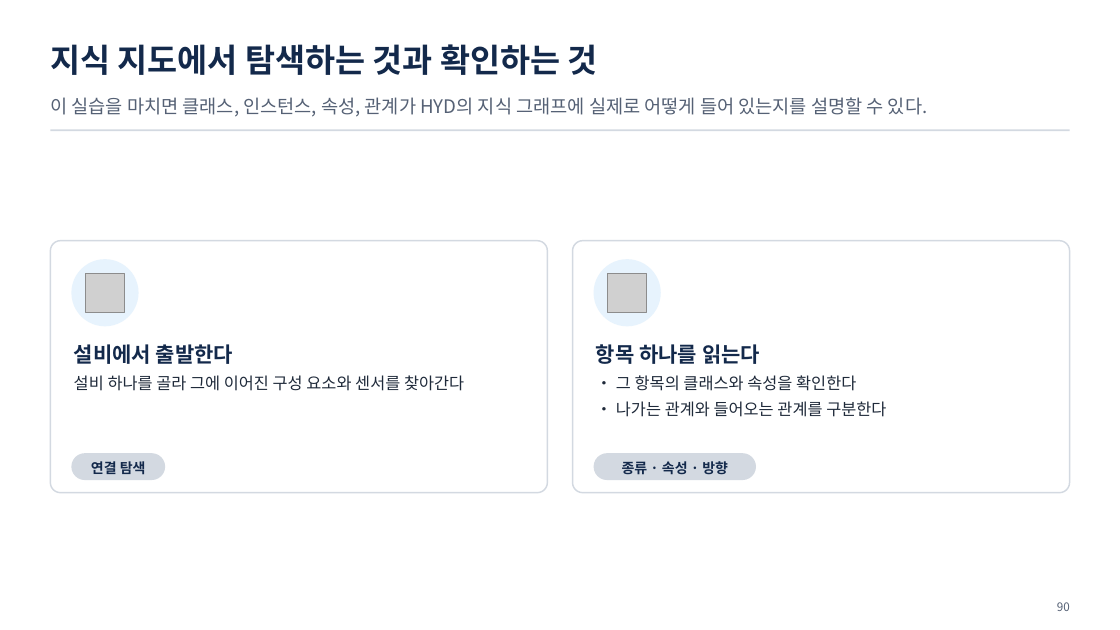
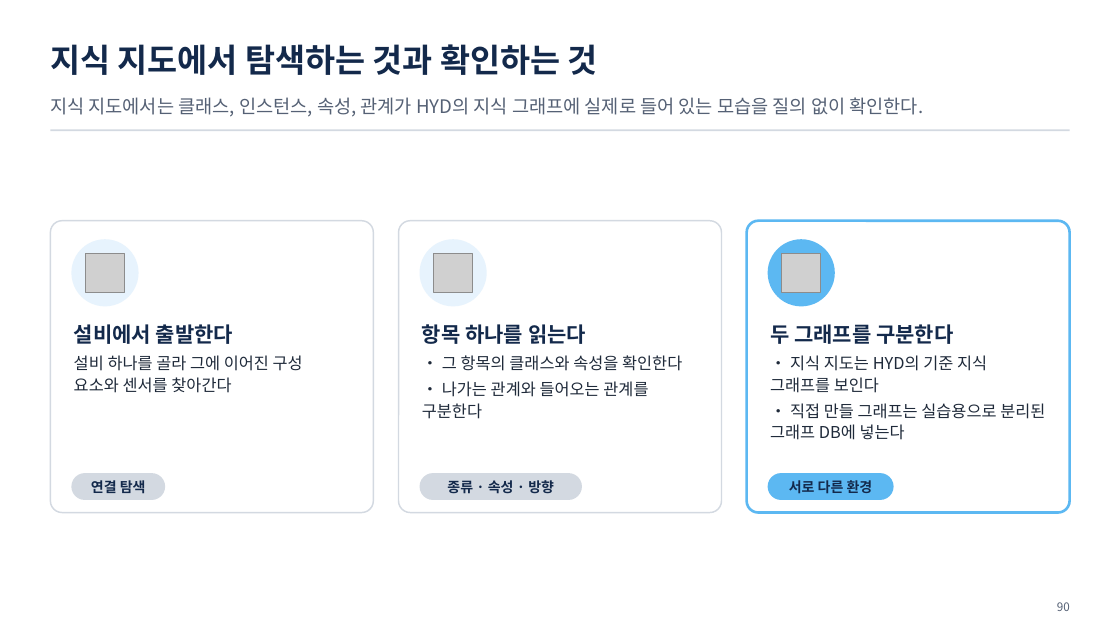
Before and after one commit to uengine-oss/hyd-iot-edu, a slide deck: slide 90 of docs/교재/통합반/02일차/통합반_02일차.pptx. Drawn at 1120x630 pixels with LibreOffice and Linux fonts; fonts in the diff are those of the drawing; grey boxes stand for pictures. Boxes give left, top, right and bottom in pixels: in the first picture for what was removed or moved away, otherwise in the second. Text is boxed around its words. In the diff, an @@ line names an element or a change of style, - is before the commit and + after.

```diff
--- a/docs/교재/통합반/02일차/통합반_02일차.pptx
+++ b/docs/교재/통합반/02일차/통합반_02일차.pptx
@@ text at (50,97,924,117): text changed @@
-이 실습을 마치면 클래스, 인스턴스, 속성, 관계가 HYD의 지식 그래프에 실제로 어떻게 들어 있는지를 설명할 수 있다.
+지식 지도에서는 클래스, 인스턴스, 속성, 관계가 HYD의 지식 그래프에 실제로 들어 있는 모습을 질의 없이 확인한다.
@@ rounded rectangle: place and size @@
-rounded rectangle at (50,241,548,493)
+rounded rectangle at (50,221,373,513)
@@ ellipse: place and size @@
-ellipse at (71,260,139,327)
+ellipse at (71,239,139,307)
@@ rounded rectangle: place and size @@
-rounded rectangle at (573,241,1070,493)
+rounded rectangle at (398,221,721,513)
@@ ellipse: place and size @@
-ellipse at (594,260,661,327)
+ellipse at (419,239,486,307)
@@ rounded rectangle added at (747,221,1070,513), fill #FFFFFF, outline #5CB8F2 2.25 pt @@
@@ ellipse added at (768,239,835,307), fill #5CB8F2 @@
@@ picture: place and size @@
-picture at (86,273,124,312)
+picture at (86,254,124,292)
@@ picture: place and size @@
-picture at (607,273,646,312)
+picture at (434,254,472,292)
@@ picture added at (782,254,821,292) @@
@@ text "설비에서 출발한다" rewrapped from (74,344,464,391) to (74,324,303,393) @@
@@ text "항목 하나를 읽는다" rewrapped from (596,344,886,417) to (422,324,682,419) @@
@@ text added at (770,324,1045,440), 14 pt, text #1F2A3A @@
+두 그래프를 구분한다
+• 지식 지도는 HYD의 기준 지식 그래프를 보인다
+• 직접 만들 그래프는 실습용으로 분리된 그래프 DB에 넣는다
@@ text "연결 탐색": place and size @@
-text "연결 탐색" at (91,461,146,474)
+text "연결 탐색" at (91,480,146,493)
@@ rounded rectangle: place and size @@
-rounded rectangle at (71,453,166,480)
+rounded rectangle at (71,473,166,500)
@@ text "종류 · 속성 · 방향": place and size @@
-text "종류 · 속성 · 방향" at (622,461,728,475)
+text "종류 · 속성 · 방향" at (447,480,554,494)
@@ rounded rectangle: place and size @@
-rounded rectangle at (594,453,756,480)
+rounded rectangle at (419,473,581,500)
@@ rounded rectangle added at (768,473,894,500), fill #5CB8F2 @@
@@ text added at (789,480,873,494), 12 pt, text #13294B, bold @@
+서로 다른 환경
```
Also in this commit, not shown: 2 other slides changed, 23 other files.
